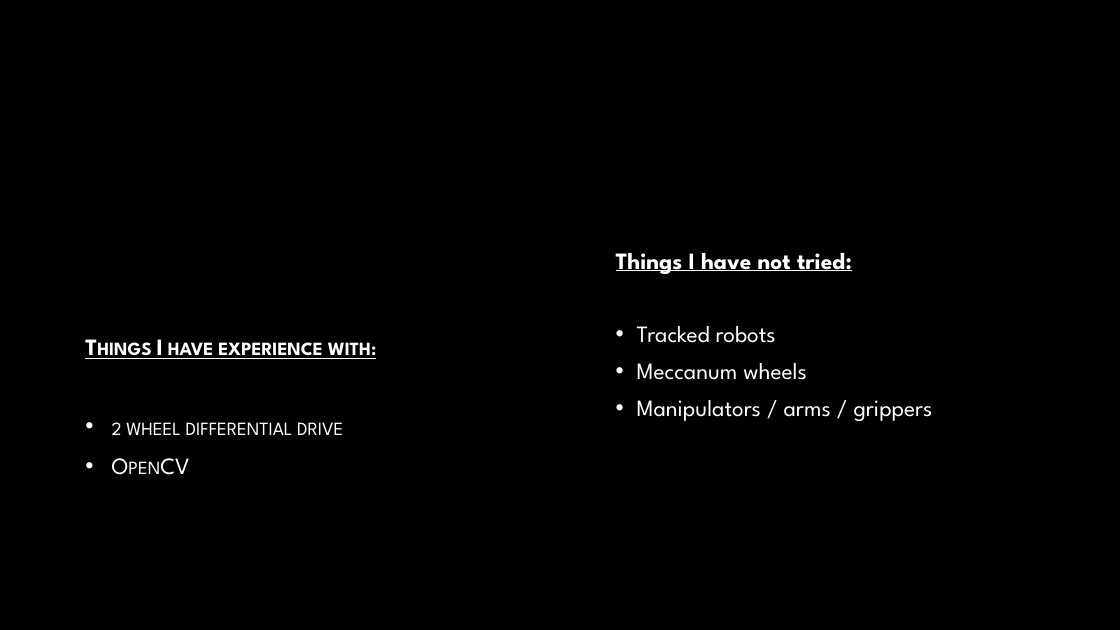
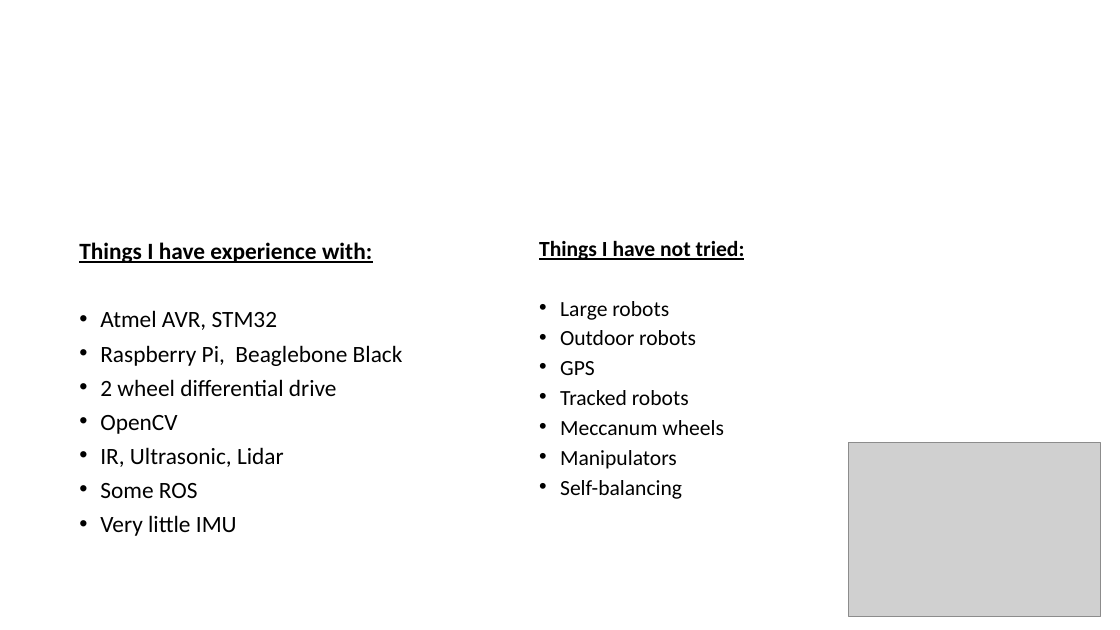
Before and after one commit to nettercm/simple_3pi_simulation, a slide deck: slide 16 of DPRG Monthly Meeting 2020-10-10.pptm (slide 9 before the commit). Drawn at 1120x630 pixels with LibreOffice and Linux fonts; fonts in the diff are those of the drawing; grey boxes stand for pictures; background and template pictures are left out. Boxes give left, top, right and bottom in pixels: in the first picture for what was removed or moved away, otherwise in the second. Text is boxed around its words. In the diff, an @@ line names an element or a change of style, - is before the commit and + after.

```diff
--- a/DPRG Monthly Meeting 2020-10-10.pptm
+++ b/DPRG Monthly Meeting 2020-10-10.pptm
@@ background picture (left out) to #FFFFFF @@
@@ text "Things I have experience with:": place and size @@
-text "Things I have experience with:" at box(112, 339, 376, 435)
+text "Things I have experience with:" at box(79, 242, 403, 536)
@@ text "Things I have experience with:" at box(79, 242, 403, 536): vertical alignment middle to top @@
@@ text "Things I have not tried:": place and size @@
-text "Things I have not tried:" at box(616, 253, 933, 421)
+text "Things I have not tried:" at box(539, 241, 745, 499)
@@ text at box(79, 242, 372, 434): font League Spartan to Calibri, text colour gradient #FFFFFF to #BFBFBF to #000000, small capitals off in "Things I have experience with:", "2 wheel differential drive", "OpenCV"; line spacing 1 to 0.8; indent changed @@
@@ text at box(539, 241, 745, 435): size 20 to 18.5 pt, font League Spartan to Calibri, text colour #FFFFFF to #000000 in "Things I have not tried:", "Tracked robots", "Meccanum wheels"; line spacing 0.9 to 0.7 @@
@@ text at box(100, 310, 403, 366): paragraphs added @@
+• Atmel AVR, STM32
+• Raspberry Pi, Beaglebone Black
@@ text at box(560, 301, 696, 375): paragraphs added @@
+• Large robots
+• Outdoor robots
+• GPS
@@ text at box(100, 447, 284, 536): paragraphs added @@
+• IR, Ultrasonic, Lidar
+• Some ROS
+• Very little IMU
@@ picture added at box(849, 443, 1102, 617) @@
@@ text at box(560, 450, 682, 499): text changed; size 20 to 18.5 pt; font League Spartan to Calibri; text colour #FFFFFF to #000000 @@
-• Manipulators / arms / grippers
+• Manipulators
+• Self-balancing
```
Also in this commit, not shown: 10 other slides changed, 8 slides added, 3 slides removed.
